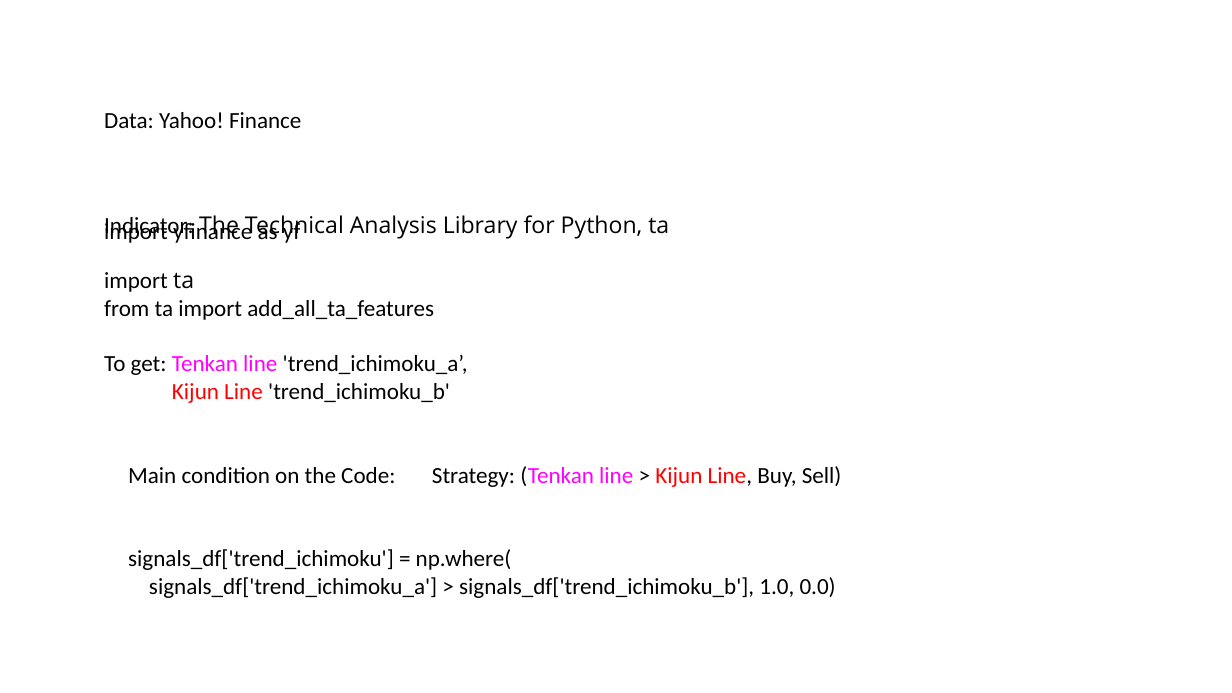
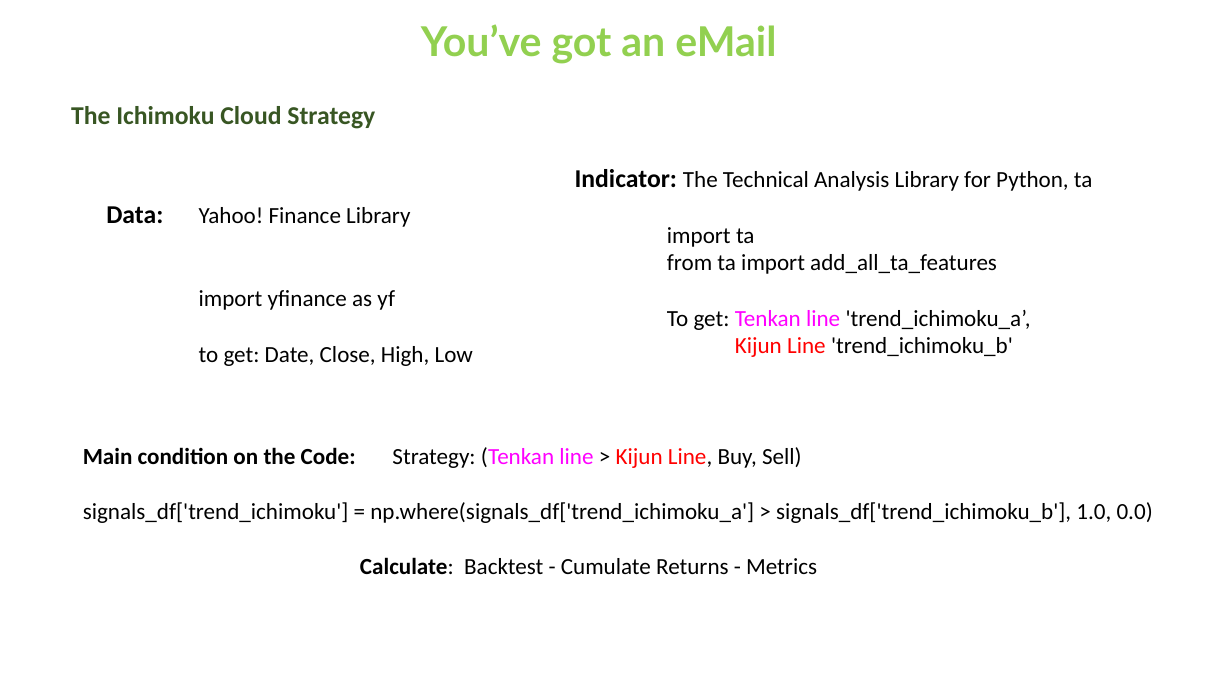
Before and after one commit to Tylryan/Stock-Report, a slide deck: slide 9 of Project_3_presentation_RQ.pptx. Drawn at 1232x693 pixels with LibreOffice and Linux fonts; fonts in the diff are those of the drawing. Boxes give left, top, right and bottom in pixels: in the first picture for what was removed or moved away, otherwise in the second. Text is boxed around its words. In the diff, an @@ line names an element or a change of style, - is before the commit and + after.

```diff
--- a/Project_3_presentation_RQ.pptx
+++ b/Project_3_presentation_RQ.pptx
@@ text added at (x1=421, y1=24, x2=776, y2=64), 32 pt, text #92D050, bold @@
+You’ve got an eMail
@@ text added at (x1=71, y1=106, x2=375, y2=129), 20 pt, text #385723, bold @@
+The Ichimoku Cloud Strategy
@@ text "Indicator: The Technical Analysis Library ..." moved from (x1=104, y1=215, x2=669, y2=403) to (x1=575, y1=169, x2=1093, y2=357) @@
@@ text at (x1=575, y1=169, x2=1093, y2=247): size 18 to 20 pt, bold on in "Indicator:"; font Open Sans to Calibri in "The Technical Analysis Library for Python, ta", "ta" @@
@@ text "Data: Yahoo! Finance Library" moved from (x1=104, y1=112, x2=301, y2=243) to (x1=106, y1=206, x2=473, y2=366) @@
@@ text at (x1=106, y1=206, x2=410, y2=227): text changed @@
-Data: Yahoo! Finance
+Data: Yahoo! Finance Library
@@ text at (x1=199, y1=346, x2=473, y2=366): paragraph added @@
+to get: Date, Close, High, Low
@@ text "Main condition on the Code: ..." moved from (x1=128, y1=466, x2=842, y2=598) to (x1=83, y1=447, x2=1153, y2=574) @@
@@ text at (x1=83, y1=447, x2=802, y2=468): bold on in "Main condition on the Code:" @@
@@ text at (x1=83, y1=502, x2=1153, y2=574): text changed @@
-signals_df['trend_ichimoku'] = np.where(
-signals_df['trend_ichimoku_a'] > signals_df['trend_ichimoku_b'], 1.0, 0.0)
+signals_df['trend_ichimoku'] = np.where(signals_df['trend_ichimoku_a'] > signals_df['trend_ichimoku_b'], 1.0, 0.0)
+Calculate: Backtest - Cumulate Returns - Metrics
```
Also in this commit, not shown: 3 other slides changed, 1 slide added, 2 slides removed.
